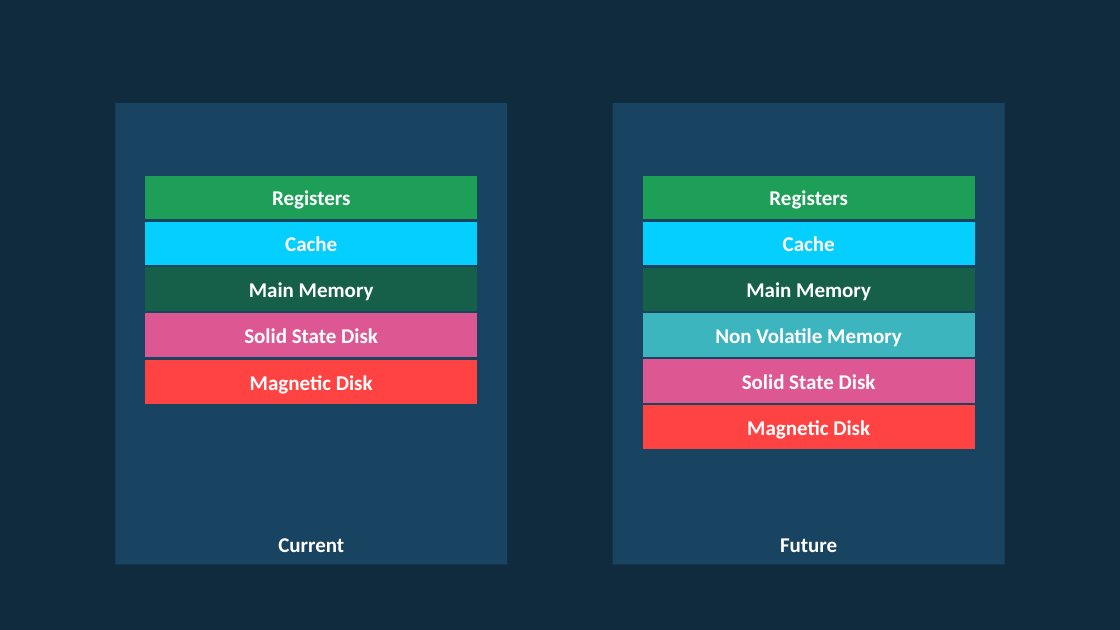
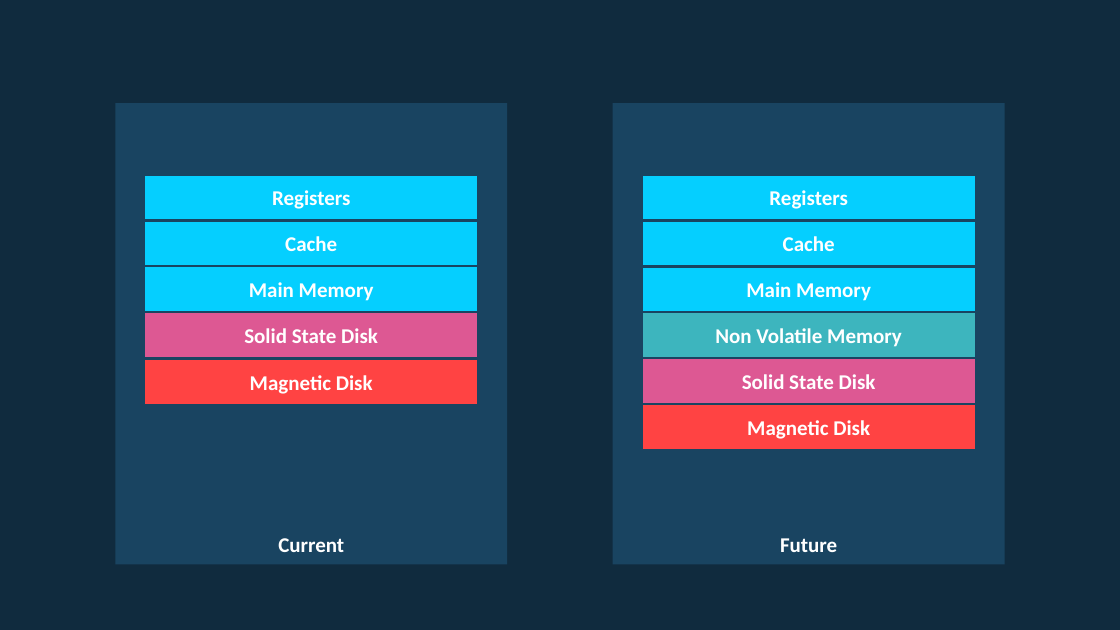
Before and after one commit to rogeralsing/Presentations, a slide deck: slide 33 of Starcounter/imcs.pptx (slide 32 before the commit). Drawn at 1120x630 pixels with LibreOffice and Linux fonts; fonts in the diff are those of the drawing. Boxes give left, top, right and bottom in pixels: in the first picture for what was removed or moved away, otherwise in the second. Text is boxed around its words. In the diff, an @@ line names an element or a change of style, - is before the commit and + after.

```diff
--- a/Starcounter/imcs.pptx
+++ b/Starcounter/imcs.pptx
@@ rounded rectangle "Registers" at (145, 175, 479, 221): fill #1D9F58 to #05CFFF @@
@@ rounded rectangle "Registers" at (642, 175, 976, 221): fill #1D9F58 to #05CFFF @@
@@ rounded rectangle "Main Memory" at (145, 266, 479, 313): fill #16604A to #05CFFF @@
@@ rounded rectangle "Main Memory" at (642, 266, 976, 313): fill #16604A to #05CFFF @@
```
Also in this commit, not shown: 4 other slides changed, 3 slides added.
